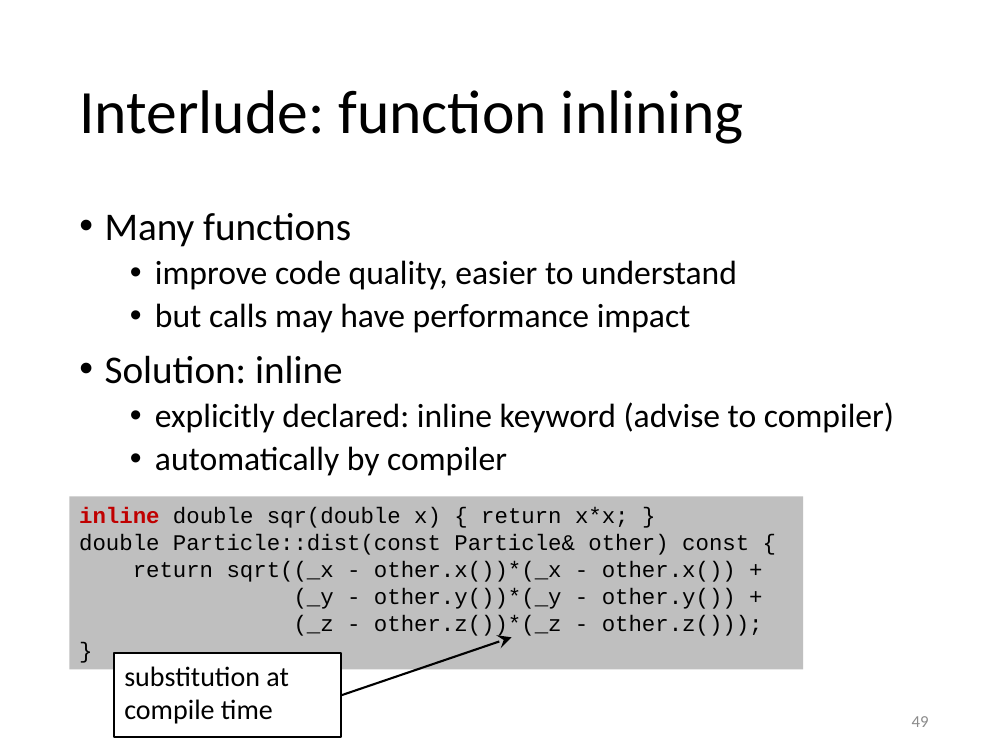
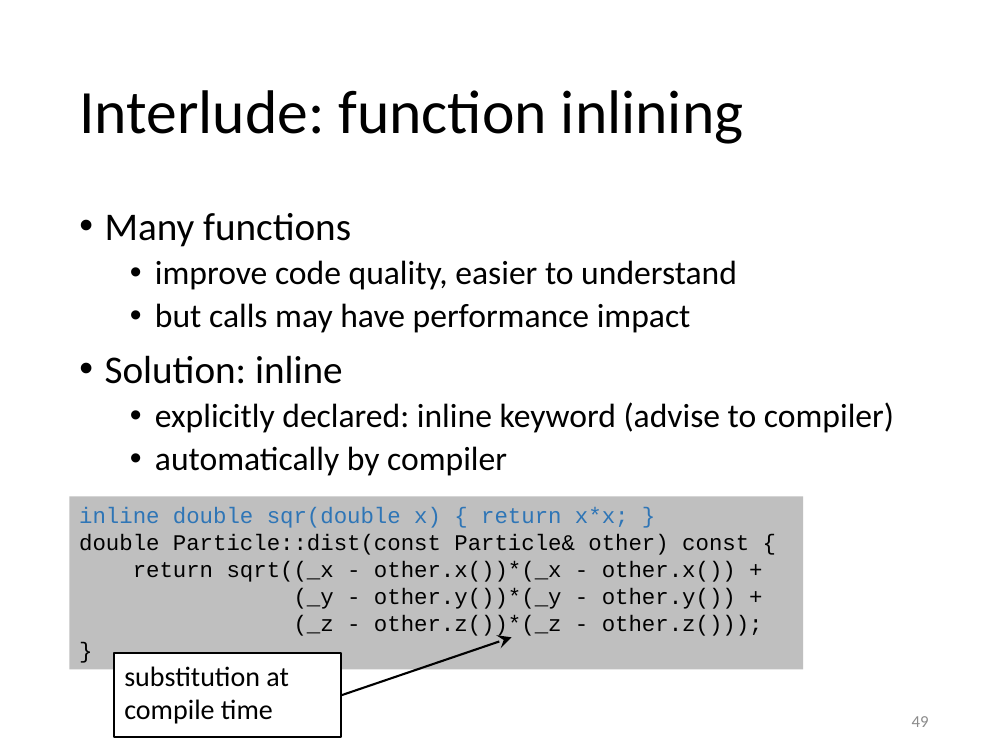
Before and after one commit to gjbex/training-material, a slide deck: slide 49 of CPlusPlus/scientific_cpp.pptx. Drawn at 1008x756 pixels with LibreOffice and Linux fonts; fonts in the diff are those of the drawing. Boxes give left, top, right and bottom in pixels: in the first picture for what was removed or moved away, otherwise in the second. Text is boxed around its words. In the diff, an @@ line names an element or a change of style, - is before the commit and + after.

Commit message:
Improve presentation of inline

```diff
--- a/CPlusPlus/scientific_cpp.pptx
+++ b/CPlusPlus/scientific_cpp.pptx
@@ text in rectangle at (79, 507, 629, 528): text colour #C00000 to #2E75B6, bold off in "inline"; text colour #000000 to #2E75B6 in "double sqr(double x) { return x*x; }" @@
```
Also in this commit, not shown: 1 other slide changed.
